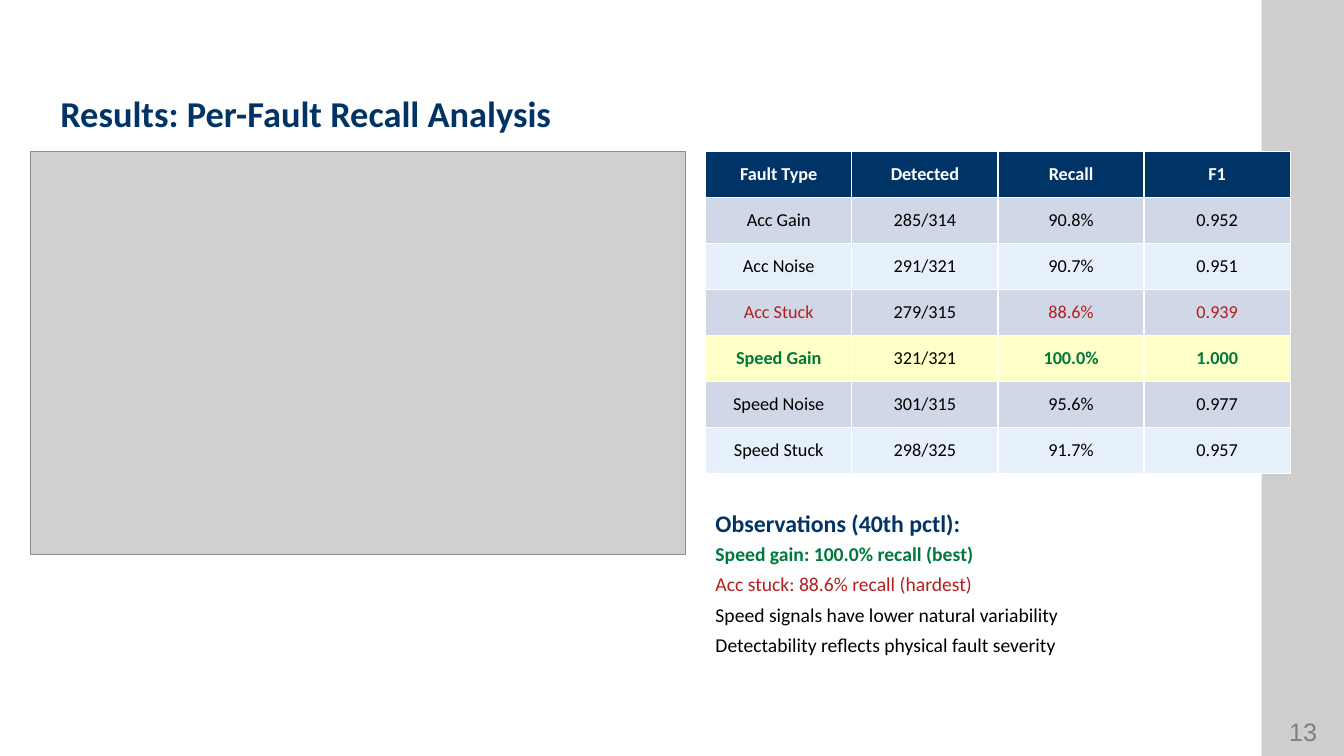
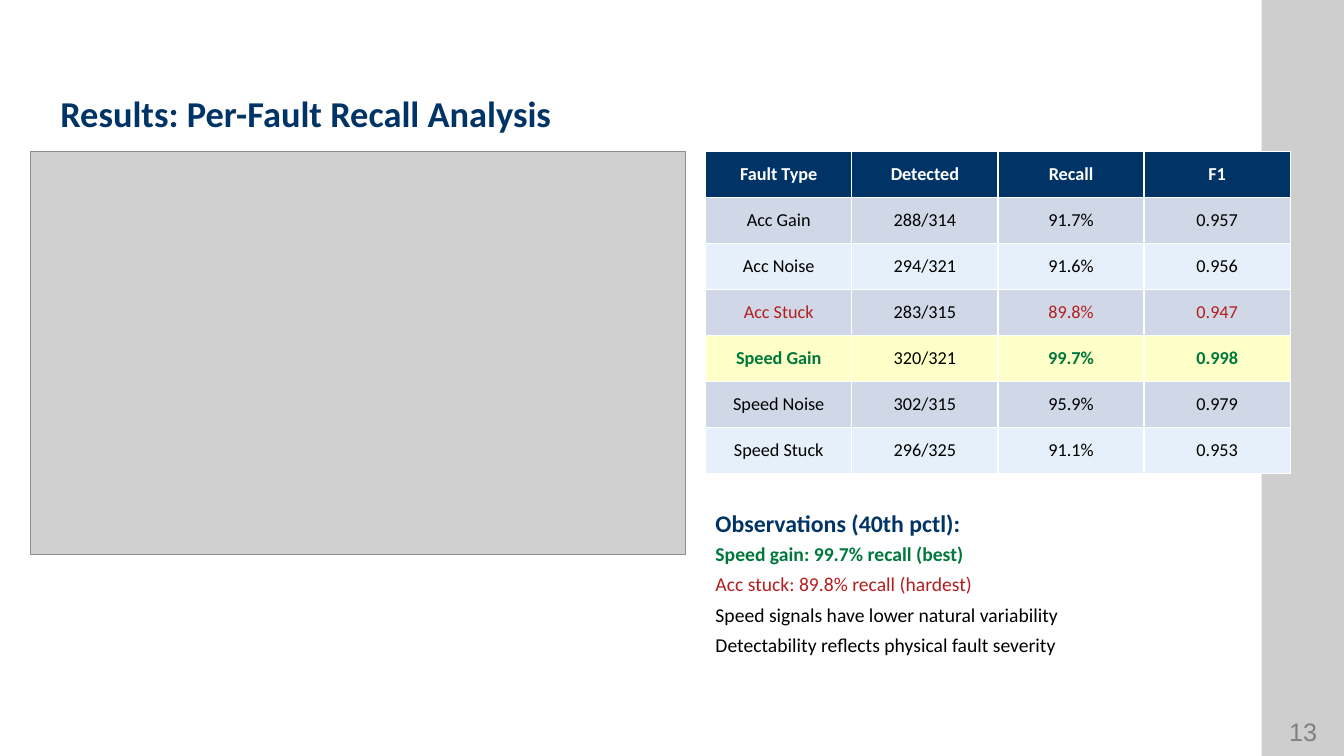
Before and after one commit to usernameyayg/Automotive-Sensors--Fault-Detection-and-Localization, a slide deck: slide 13 of thesis_report/Defense_Presentation.pptx. Drawn at 1344x756 pixels with LibreOffice and Linux fonts; fonts in the diff are those of the drawing; grey boxes stand for pictures; background and template pictures are left out. Boxes give left, top, right and bottom in pixels: in the first picture for what was removed or moved away, otherwise in the second. Text is boxed around its words. In the diff, an @@ line names an element or a change of style, - is before the commit and + after.

```diff
--- a/thesis_report/Defense_Presentation.pptx
+++ b/thesis_report/Defense_Presentation.pptx
@@ table at bbox=[706, 151, 1291, 474] @@
-row 2: Acc Gain | 285/314 | 90.8% | 0.952
+row 2: Acc Gain | 288/314 | 91.7% | 0.957
-row 3: Acc Noise | 291/321 | 90.7% | 0.951
+row 3: Acc Noise | 294/321 | 91.6% | 0.956
-row 4: Acc Stuck | 279/315 | 88.6% | 0.939
+row 4: Acc Stuck | 283/315 | 89.8% | 0.947
-row 5: Speed Gain | 321/321 | 100.0% | 1.000
+row 5: Speed Gain | 320/321 | 99.7% | 0.998
-row 6: Speed Noise | 301/315 | 95.6% | 0.977
+row 6: Speed Noise | 302/315 | 95.9% | 0.979
-row 7: Speed Stuck | 298/325 | 91.7% | 0.957
+row 7: Speed Stuck | 296/325 | 91.1% | 0.953
@@ text at bbox=[715, 546, 972, 594]: text changed @@
-Speed gain: 100.0% recall (best)
-Acc stuck: 88.6% recall (hardest)
+Speed gain: 99.7% recall (best)
+Acc stuck: 89.8% recall (hardest)
```
Also in this commit, not shown: 5 other slides changed, 8 other files.
